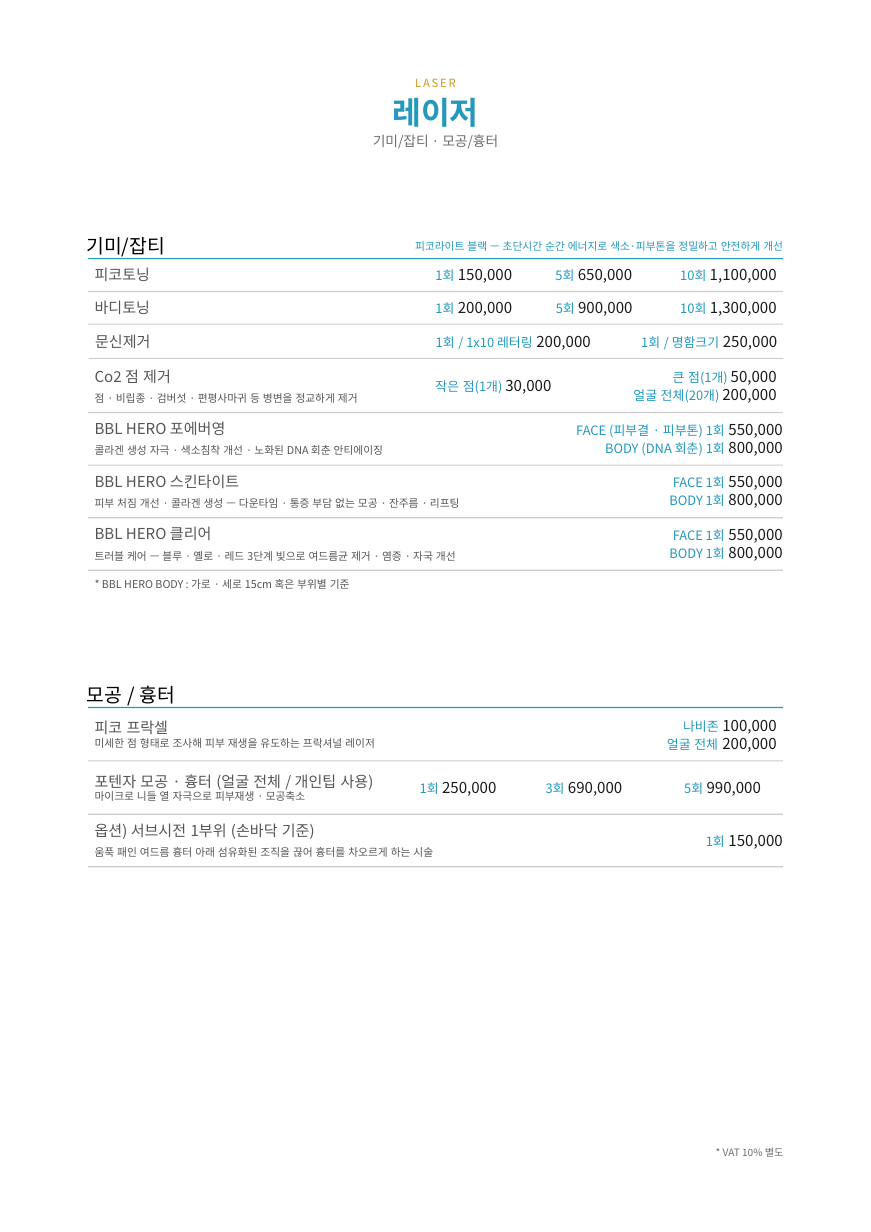
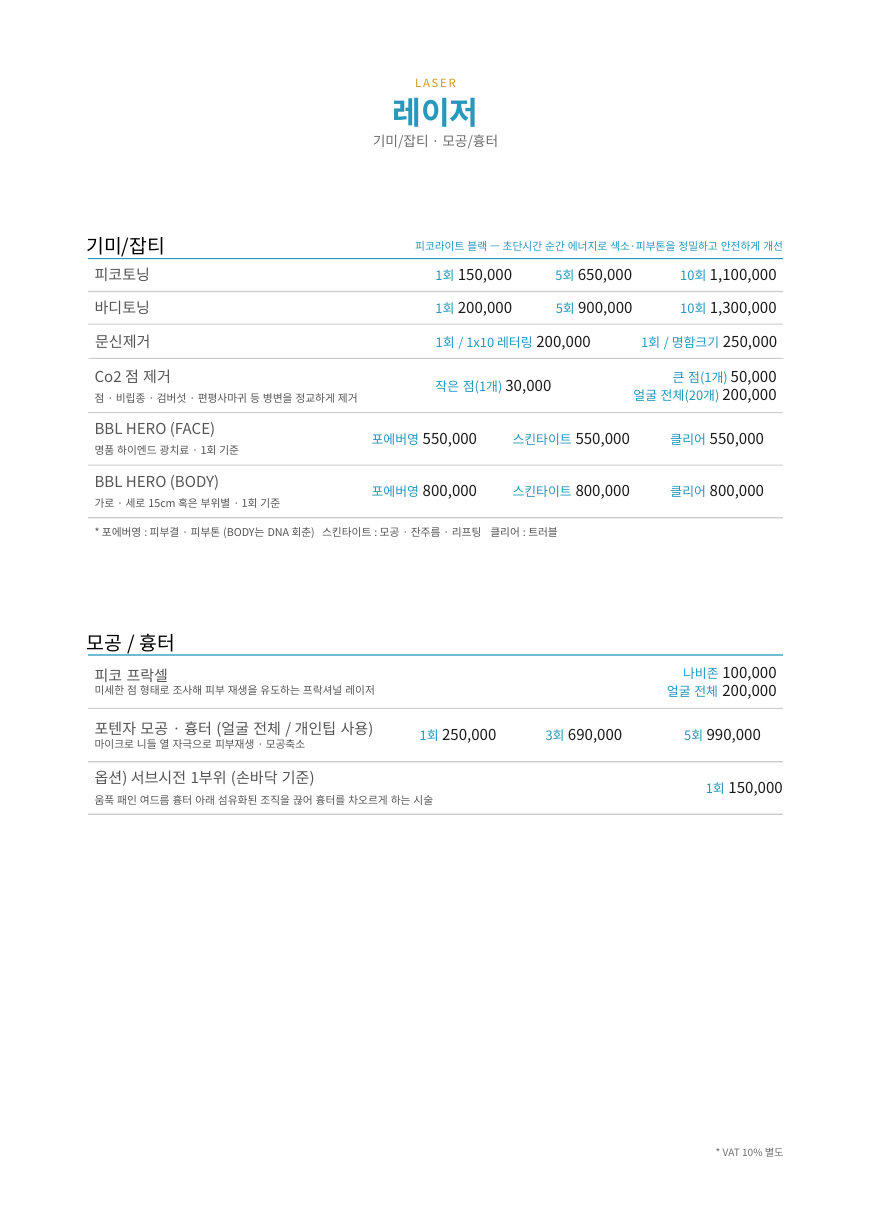
Before and after one commit to jellybbinn/inpocket, a slide deck: slide 8 of 국문_수정/26.10_국문_전체(8페이지 BBL HERO·서브시전 추가).pptx. Drawn at 871x1232 pixels with LibreOffice and Linux fonts; fonts in the diff are those of the drawing; background and template pictures are left out. Boxes give left, top, right and bottom in pixels: in the first picture for what was removed or moved away, otherwise in the second. Text is boxed around its words. In the diff, an @@ line names an element or a change of style, - is before the commit and + after.

```diff
--- a/국문_수정/26.10_국문_전체(8페이지 BBL HERO·서브시전 추가).pptx
+++ b/국문_수정/26.10_국문_전체(8페이지 BBL HERO·서브시전 추가).pptx
@@ text at (95, 422, 239, 455): text changed @@
-BBL HERO 포에버영
-콜라겐 생성 자극 · 색소침착 개선 · 노화된 DNA 회춘 안티에이징
+BBL HERO (FACE)
+명품 하이엔드 광치료 · 1회 기준
@@ text at (372, 433, 477, 447): text changed; size 12 to 14 pt; text colour #2498BD to #1A1A1A @@
-FACE (피부결 · 피부톤) 1회 550,000
-BODY (DNA 회춘) 1회 800,000
+포에버영 550,000
@@ text added at (513, 433, 630, 447), 14 pt, text #1A1A1A @@
+스킨타이트 550,000
@@ text added at (670, 433, 764, 447), 14 pt, text #1A1A1A @@
+클리어 550,000
@@ text at (95, 475, 280, 508): text changed @@
-* BBL HERO BODY : 가로 · 세로 15cm 혹은 부위별 기준
+BBL HERO (BODY)
+가로 · 세로 15cm 혹은 부위별 · 1회 기준
@@ text removed at (95, 474, 460, 508) @@
-BBL HERO 스킨타이트
-피부 처짐 개선 · 콜라겐 생성 — 다운타임 · 통증 부담 없는 모공 · 잔주름 · 리프팅
@@ text removed at (669, 476, 782, 508) @@
-FACE 1회 550,000
-BODY 1회 800,000
@@ text added at (372, 485, 477, 499), 14 pt, text #1A1A1A @@
+포에버영 800,000
@@ text at (513, 485, 630, 499): text changed @@
-FACE 1회 550,000
-BODY 1회 800,000
+스킨타이트 800,000
@@ text added at (670, 485, 764, 499), 14 pt, text #1A1A1A @@
+클리어 800,000
@@ text removed at (95, 526, 456, 561) @@
-BBL HERO 클리어
-트러블 케어 — 블루 · 옐로 · 레드 3단계 빛으로 여드름균 제거 · 염증 · 자국 개선
@@ text added at (102, 527, 558, 538), 10 pt, text #555555 @@
+* 포에버영 : 피부결 · 피부톤 (BODY는 DNA 회춘) 스킨타이트 : 모공 · 잔주름 · 리프팅 클리어 : 트러블
@@ rectangle removed at (88, 570, 783, 571) @@
@@ rectangle: place and size @@
-rectangle at (88, 760, 783, 761)
+rectangle at (88, 708, 783, 708)
@@ rectangle: place and size @@
-rectangle at (88, 866, 783, 866)
+rectangle at (88, 761, 783, 762)
@@ 9 texts, 1 rectangle: place and size @@
-9 texts, 1 rectangle at (86, 685, 783, 857)
+9 texts, 1 rectangle at (86, 633, 783, 805)
```
